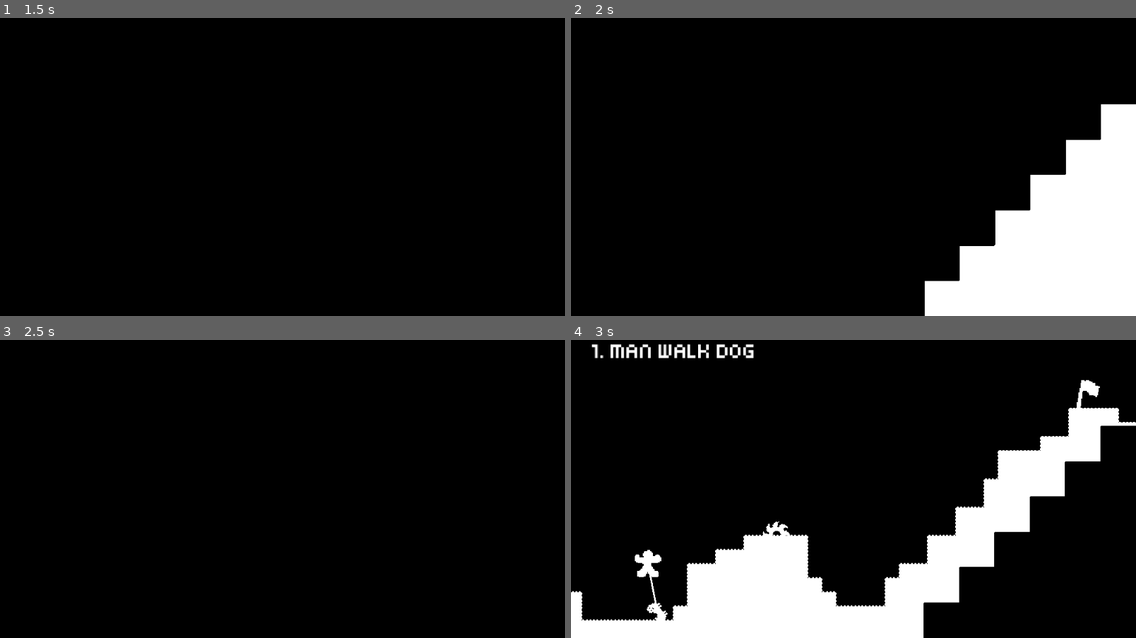
Above: before the commit, frames 1-4 (two rows, left to right).
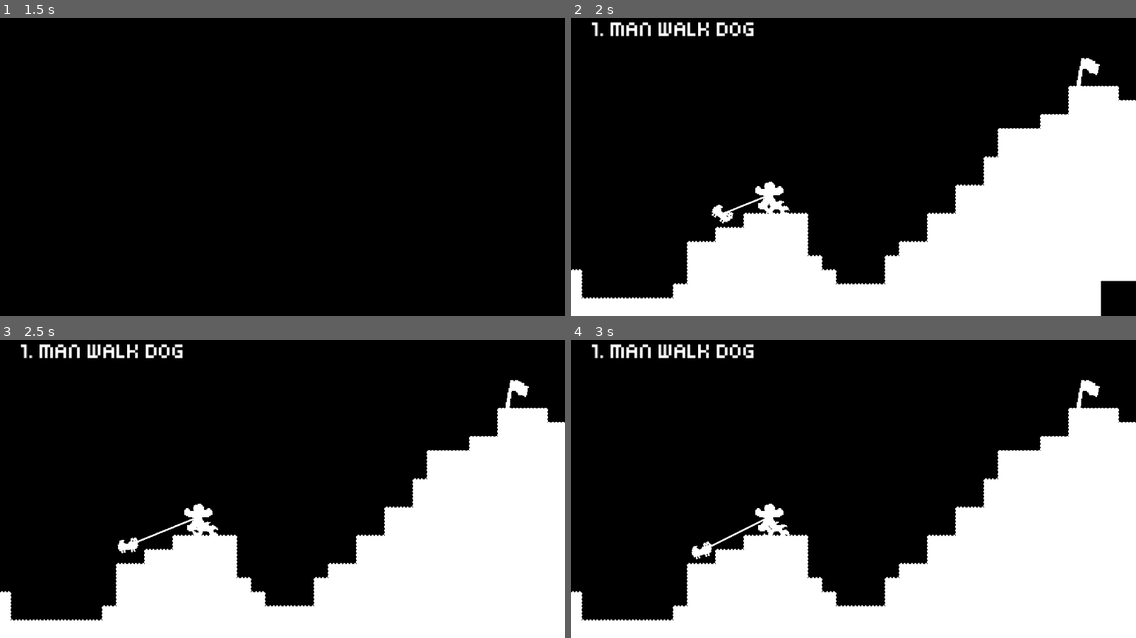
Above: after the commit, the same moments.

Repository: vanssnn/man-walk-dog
Game: Godot game, scene res://rooms/menu.tscn
Same seed, same stepped clock (60 frames per second), same inputs: the game is played once before the commit and once after it.
Inputs:
- Up to frame 1 (1.5 s): tap Enter at 0.5 s; hold D (move_right) from 0.53 s (still down); tap W (move_up) at 0.6, 0.77, 1.07, 1.35 s; tap Space at 1.25 s
- Up to frame 2 (2 s): keep holding D (move_right); tap W (move_up) at 1.52, 1.82 s
- Up to frame 3 (2.5 s): release D (move_right) at 2.03 s; hold A (move_left) from 2.03 s (still down); tap W (move_up) at 2.1 s
- Up to frame 4 (3 s): release A (move_left) at 2.78 s; hold D (move_right) from 2.78 s (still down); tap W (move_up) at 2.85 s

Frame 1 is identical in both runs. In frame 2, 21% of the frame differs, in the area x 0-100%, y 1-100%; in frame 3, 36%; in frame 4, 17%.
Error after the commit: Compile Error: Failed to compile depended scripts. (res://components/platformer_component.gd:0)

Commit message:
Add SFX and AudioManager in project settings

Diff:
--- a/components/health_component.gd
+++ b/components/health_component.gd
@@ -10,11 +10,13 @@
 	health = MAX_HEALTH
 
 func take_damage():
+	if is_dead: return
+
 	health -= 1
 
 	if health <= 0:
 		is_dead = true
-		reset_level()
+		#reset_level()
 
-func reset_level():
-	SceneManager.change_scene(get_tree().current_scene.scene_file_path, { "pattern": "squares" })
+#func reset_level():
+	#SceneManager.change_scene(get_tree().current_scene.scene_file_path, { "pattern": "squares" })
--- a/components/platformer_component.gd
+++ b/components/platformer_component.gd
@@ -4,6 +4,13 @@
 @onready var parent: CharacterBody2D = $".."
 @export var is_active: bool = true
 @onready var sprite: Sprite2D = null
+
+
+@export var jump_sfx: AudioStream = preload("res://audio/sfx/Jump_Sound.wav")
+@export var land_sfx: AudioStream
+@export var walk_sfx: AudioStream
+@export var die_sfx: AudioStream = preload("res://audio/sfx/GameOver.wav")
+@export var flip_sfx: AudioStream
 
 var gravity_dir: int = 1
 
@@ -21,6 +28,8 @@
 var is_walking: bool = false
 var was_on_floor: bool = false  # Track previous frame's floor state
 
+var is_playing_walk_sfx: bool = false
+
 func _ready():
 	for child in get_parent().get_children():
 		if child is Sprite2D:
@@ -29,9 +38,10 @@
 
 func _physics_process(delta: float) -> void:
 	if parent.has_node("HealthComponent"):
-		var health := parent.get_node("HealthComponent")
-		if health.is_dead:
-			is_active = false
+		var health_node := parent.get_node("HealthComponent")
+		if health_node.is_dead:
+			if is_active: # This ensures die() only runs ONCE
+				die()
 			return
 
 
@@ -66,6 +76,9 @@
 			parent.velocity.y = JUMP_VELOCITY
 			is_jumping = true
 			start_jump_animation()
+
+			if jump_sfx:
+				AudioManager.play_sfx(jump_sfx, -10.0)
 		horizontal_movement()
 	else:
 		parent.velocity.x = move_toward(parent.velocity.x, 0, SPEED)
@@ -84,6 +97,8 @@
 		is_jumping = true
 		start_flip_animations()
 		start_jump_animation()
+		if flip_sfx:
+			AudioManager.play_sfx(flip_sfx, -5.0)
 
 	horizontal_movement()
 
@@ -97,19 +112,32 @@
 	if parent.is_on_floor() and not was_on_floor and is_jumping:
 		is_jumping = false
 		start_land_animation()
+		if land_sfx:
+			AudioManager.play_sfx(land_sfx, -10.0)
 
 	if is_walking and parent.is_on_floor() and not is_jumping:
 		if walk_tween == null or not walk_tween.is_running():
 			start_walk_animation()
+		if walk_sfx and not is_playing_walk_sfx:
+			AudioManager.play_sfx(walk_sfx, -15.0)
+			is_playing_walk_sfx = true
 	elif walk_tween != null and walk_tween.is_running():
 		stop_walk_animation()
+		if is_playing_walk_sfx:
+			is_playing_walk_sfx = false
 
 	if not is_walking and not is_jumping and parent.is_on_floor():
 		if idle_tween == null or not idle_tween.is_running():
 			start_idle_animation()
 	elif idle_tween != null and idle_tween.is_running():
 		stop_idle_animation()
+
+	if not is_walking and parent.is_on_floor() and is_playing_walk_sfx:
+		is_playing_walk_sfx = false
+
 	was_on_floor = parent.is_on_floor()
+
+
 
 # IDLE ANIMATION
 func start_idle_animation() -> void:
@@ -197,24 +225,41 @@
 	tween.tween_property(parent, "rotation_degrees", target_rotation, 1.0).set_trans(Tween.TRANS_QUART).set_ease(Tween.EASE_OUT)
 
 # DEATH ANIMATION (Flicker)
+# Inside platformer_component.gd
+
 func start_death_animation() -> void:
 	if sprite == null:
 		return
+
 	is_active = false
 	parent.velocity = Vector2.ZERO
 
+	# 1. Play the Game Over SFX
+	# We use AudioManager (the Autoload) so it survives the player being disabled
+	if die_sfx:
+		AudioManager.play_sfx(die_sfx, -5.0)
+
 	var death_tween = get_tree().create_tween()
 
-	for i in range(6):
+	# Visual flicker effect
+	for i in range(5):
 		death_tween.tween_property(sprite, "modulate:a", 0.0, 0.1)
 		death_tween.tween_property(sprite, "modulate:a", 1.0, 0.1)
 
-	death_tween.tween_property(sprite, "modulate:a", 0.0, 0.3)
-	death_tween.parallel().tween_property(sprite, "scale", Vector2(0.5, 0.5), 1.2).set_trans(Tween.TRANS_BACK).set_ease(Tween.EASE_IN)
+	# Shrink and fade
+	death_tween.tween_property(sprite, "modulate:a", 0.0, 0.2)
+	death_tween.parallel().tween_property(sprite, "scale", Vector2(0.3, 0.3), 0.2).set_trans(Tween.TRANS_BACK).set_ease(Tween.EASE_IN)
+
+	# 2. Wait for this tween to finish before restarting the game
 	death_tween.finished.connect(_on_death_animation_finished)
 
 func _on_death_animation_finished() -> void:
-	print("Death animation completed!")
+	# 3. Restart the current scene
+	print("Death animation completed! Restarting...")
+	SceneManager.change_scene(get_tree().current_scene.scene_file_path, { "pattern": "squares" })
+
+#func _on_death_animation_finished() -> void:
+	#print("Death animation completed!")
 
 # PUBLIC METHOD: Call this from outside to trigger death
 func die() -> void:
--- a/project.godot
+++ b/project.godot
@@ -18,6 +18,7 @@
 [autoload]
 
 SceneManager="*res://addons/scene_manager/SceneManager.tscn"
+AudioManager="*res://audio/audio_manager.gd"
 
 [display]
 
